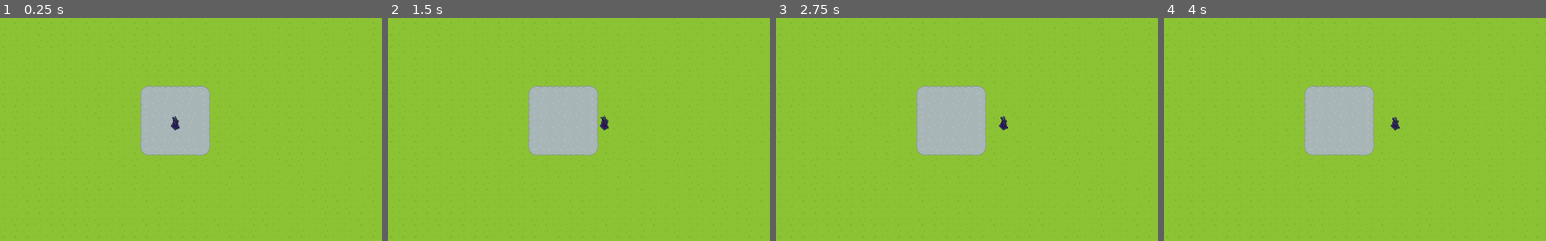
Above: before the commit, frames 1-4 (left to right).
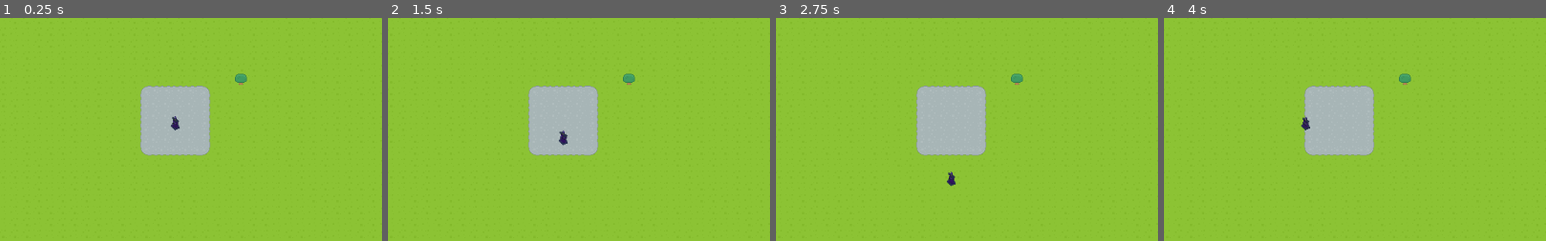
Above: after the commit, the same moments.

Repository: acleverpun/waves
Game: Godot game, scene res://src/states/main.tscn
The game is run twice, just before and just after one commit, with the same random seed, the same clock (stepped at 60 frames per second) and the same inputs.
Inputs:
- Up to frame 1 (0.25 s): no input
- Up to frame 2 (1.5 s): tap Enter at 0.5 s; hold U (move.right, bound only before the commit) 0.53-1.28 s; tap Space at 1.25 s; hold O (move.down, bound only after the commit) from 1.28 s (still down)
- Up to frame 3 (2.75 s): tap Enter at 2 s; release O (move.down, bound only after the commit) at 2.03 s; hold U (move.right, bound only before the commit) from 2.03 s (still down)
- Up to frame 4 (4 s): tap Space at 2.75 s; release U (move.right, bound only before the commit) at 2.78 s; hold , (move.up, bound only after the commit) 2.78-3.53 s; tap Enter at 3.5 s; hold A (move.left, bound only after the commit) from 3.53 s (still down)
The pictures show only the part of the screen within x 22-72%, y 20-70%; the shares and areas given below are measured in that part.

The runs differ from the first frame. In frame 1, 0.1% of the frame differs, in the area x 61-65%, y 24-30%; in frame 2, 0.3%, in the area x 44-65%, y 24-58%; in frame 3, 0.3%; in frame 4, 0.3%.

Commit message:
Dunno.
Signed-off-by: Ross Hadden <rosshadden@gmail.com>

Diff:
--- a/assets/tilesets/roguelike.tres
+++ b/assets/tilesets/roguelike.tres
@@ -1,6 +1,9 @@
-[gd_resource type="TileSet" load_steps=2 format=2]
+[gd_resource type="TileSet" load_steps=3 format=2]
 
 [ext_resource path="res://assets/spritesheets/roguelike.png" type="Texture" id=1]
+
+[sub_resource type="ConvexPolygonShape2D" id=1]
+points = PoolVector2Array( 5, 5, 11, 5, 11, 16, 5, 16 )
 
 [resource]
 1/name = "dirt path"
@@ -155,3 +158,25 @@
 8/navigation_offset = Vector2( 0, 0 )
 8/shapes = [  ]
 8/z_index = 0
+9/name = "trees"
+9/texture = ExtResource( 1 )
+9/tex_offset = Vector2( 0, 0 )
+9/modulate = Color( 1, 1, 1, 1 )
+9/region = Rect2( 221, 153, 254, 50 )
+9/tile_mode = 2
+9/autotile/icon_coordinate = Vector2( 0, 0 )
+9/autotile/tile_size = Vector2( 16, 16 )
+9/autotile/spacing = 1
+9/autotile/occluder_map = [  ]
+9/autotile/navpoly_map = [  ]
+9/autotile/z_index_map = [  ]
+9/occluder_offset = Vector2( 0, 0 )
+9/navigation_offset = Vector2( 0, 0 )
+9/shapes = [ {
+"autotile_coord": Vector2( 2, 0 ),
+"one_way": false,
+"one_way_margin": 1.0,
+"shape": SubResource( 1 ),
+"shape_transform": Transform2D( 1, 0, 0, 1, 0, 0 )
+} ]
+9/z_index = 0
--- a/project.godot
+++ b/project.godot
@@ -42,22 +42,22 @@
 }
 move.up={
 "deadzone": 0.5,
-"events": [ Object(InputEventKey,"resource_local_to_scene":false,"resource_name":"","device":0,"alt":false,"shift":false,"control":false,"meta":false,"command":false,"pressed":false,"scancode":46,"unicode":0,"echo":false,"script":null)
+"events": [ Object(InputEventKey,"resource_local_to_scene":false,"resource_name":"","device":0,"alt":false,"shift":false,"control":false,"meta":false,"command":false,"pressed":false,"scancode":44,"unicode":0,"echo":false,"script":null)
  ]
 }
 move.down={
 "deadzone": 0.5,
-"events": [ Object(InputEventKey,"resource_local_to_scene":false,"resource_name":"","device":0,"alt":false,"shift":false,"control":false,"meta":false,"command":false,"pressed":false,"scancode":69,"unicode":0,"echo":false,"script":null)
+"events": [ Object(InputEventKey,"resource_local_to_scene":false,"resource_name":"","device":0,"alt":false,"shift":false,"control":false,"meta":false,"command":false,"pressed":false,"scancode":79,"unicode":0,"echo":false,"script":null)
  ]
 }
 move.left={
 "deadzone": 0.5,
-"events": [ Object(InputEventKey,"resource_local_to_scene":false,"resource_name":"","device":0,"alt":false,"shift":false,"control":false,"meta":false,"command":false,"pressed":false,"scancode":79,"unicode":0,"echo":false,"script":null)
+"events": [ Object(InputEventKey,"resource_local_to_scene":false,"resource_name":"","device":0,"alt":false,"shift":false,"control":false,"meta":false,"command":false,"pressed":false,"scancode":65,"unicode":0,"echo":false,"script":null)
  ]
 }
 move.right={
 "deadzone": 0.5,
-"events": [ Object(InputEventKey,"resource_local_to_scene":false,"resource_name":"","device":0,"alt":false,"shift":false,"control":false,"meta":false,"command":false,"pressed":false,"scancode":85,"unicode":0,"echo":false,"script":null)
+"events": [ Object(InputEventKey,"resource_local_to_scene":false,"resource_name":"","device":0,"alt":false,"shift":false,"control":false,"meta":false,"command":false,"pressed":false,"scancode":69,"unicode":0,"echo":false,"script":null)
  ]
 }
 
--- a/src/actors/player.tscn
+++ b/src/actors/player.tscn
@@ -8,7 +8,8 @@
 script = ExtResource( 1 )
 
 [node name="collision" type="CollisionPolygon2D" parent="."]
-polygon = PoolVector2Array( -16, -16, 16, -16, 16, 16, -16, 16 )
+position = Vector2( -8, -8 )
+polygon = PoolVector2Array( 0, 0, 16, 0, 16, 16, 0, 16 )
 
 [node name="polygon" type="Polygon2D" parent="."]
 visible = false
@@ -26,5 +27,6 @@
 
 [node name="camera" type="Camera" parent="viewport"]
 transform = Transform( 1, 0, 0, 0, 0.642788, 0.766044, 0, -0.766044, 0.642788, 0, 12, 10 )
+current = true
 
 [node name="model" parent="viewport" instance=ExtResource( 3 )]
--- a/src/zones/courtyard.tscn
+++ b/src/zones/courtyard.tscn
@@ -15,7 +15,7 @@
 tile_set = ExtResource( 1 )
 cell_size = Vector2( 16, 16 )
 format = 1
-tile_data = PoolIntArray( 851994, 2, 131074, 851995, 2, 131075, 85 …(662 unchanged characters)…
+tile_data = PoolIntArray( 786466, 9, 2, 851994, 2, 131074, 851995, 2, 131075, 85 …(662 unchanged characters)…
 
 [node name="player" parent="." instance=ExtResource( 2 )]
 position = Vector2( 464, 256 )
